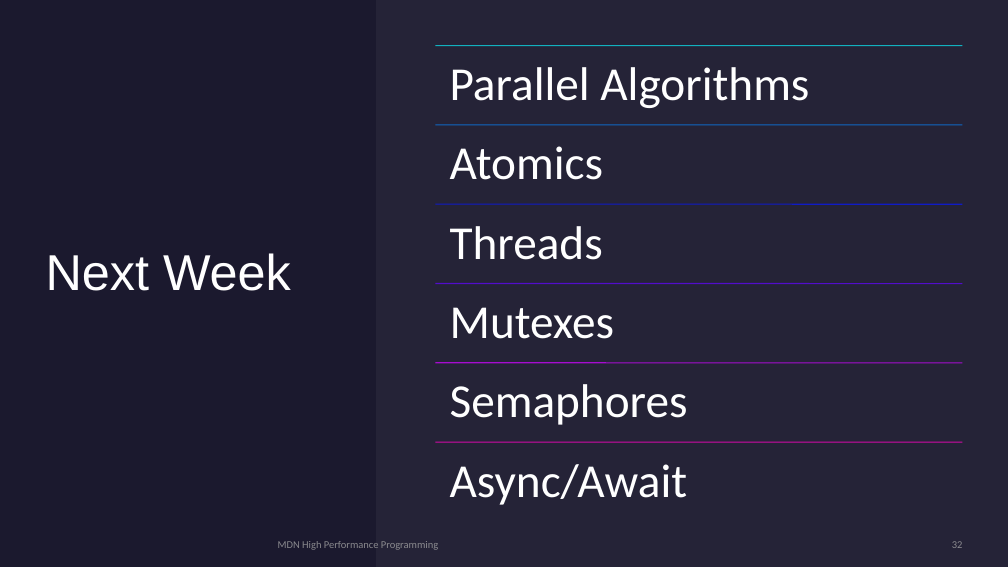
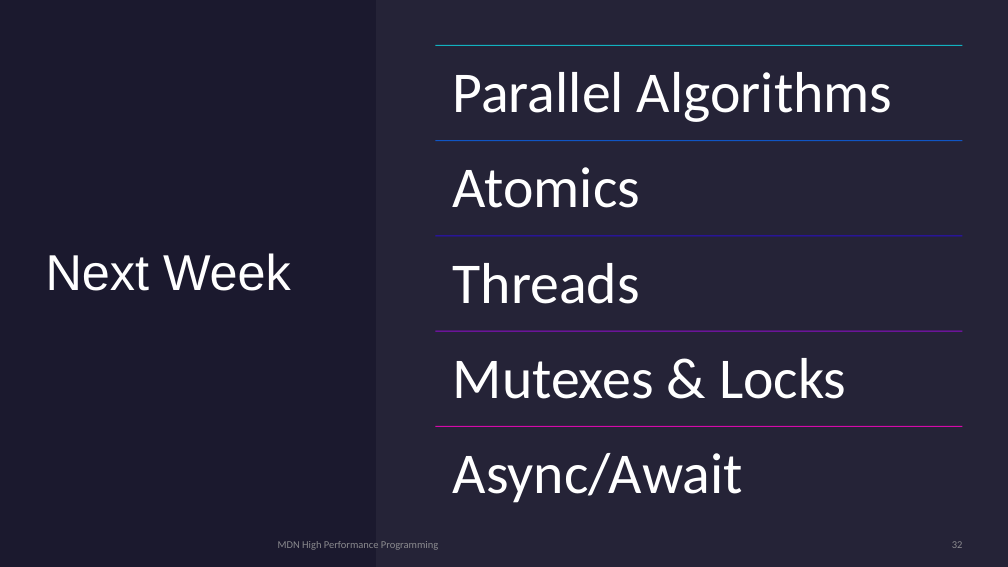
Before and after one commit to MonashDeepNeuron/HPP, a slide deck: slide 32 of content/part6/slides/hpp_part6.pptx. Drawn at 1008x567 pixels with LibreOffice and Linux fonts; fonts in the diff are those of the drawing. Boxes give left, top, right and bottom in pixels: in the first picture for what was removed or moved away, otherwise in the second. Text is boxed around its words. In the diff, an @@ line names an element or a change of style, - is before the commit and + after.

Commit message:
Finished Mutex and Lock content for Part-7

```diff
--- a/content/part6/slides/hpp_part6.pptx
+++ b/content/part6/slides/hpp_part6.pptx
@@ text "Atomics": place and size @@
-text "Atomics" at (450,146,603,180)
+text "Atomics" at (453,167,640,208)
@@ line moved from (436, 125) - (963, 125) to (436, 141) - (963, 141) @@
@@ line (436, 141) - (963, 141): stroke #1068C3 1 pt to #1055C4 1 pt @@
@@ size 45 to 55 pt; more space between paragraphs in 4 elements at (453,72,892,122), (453,453,743,503), (453,167,640,208), (453,263,640,304) @@
@@ text "Threads": place and size @@
-text "Threads" at (450,226,603,260)
+text "Threads" at (453,263,640,304)
@@ line moved from (436, 204) - (963, 204) to (436, 236) - (963, 236) @@
@@ line (436, 236) - (963, 236): stroke #0F1BC7 1 pt to #2A0EC9 1 pt @@
@@ line removed from (436, 284) to (963, 284) @@
@@ line moved from (436, 363) - (963, 363) to (436, 331) - (963, 331) @@
@@ line (436, 331) - (963, 331): stroke #A70CD0 1 pt to #910CCF 1 pt @@
@@ text at (453,358,846,399): text changed; size 45 to 55 pt @@
-Mutexes
+Mutexes & Locks
@@ text removed at (450,384,688,425) @@
-Semaphores
@@ text "Async/Await": place and size @@
-text "Async/Await" at (450,464,688,505)
+text "Async/Await" at (453,453,743,503)
@@ line moved from (436, 442) - (963, 442) to (436, 426) - (963, 426) @@
```
Also in this commit, not shown: 2 other slides changed, 9 other files.
